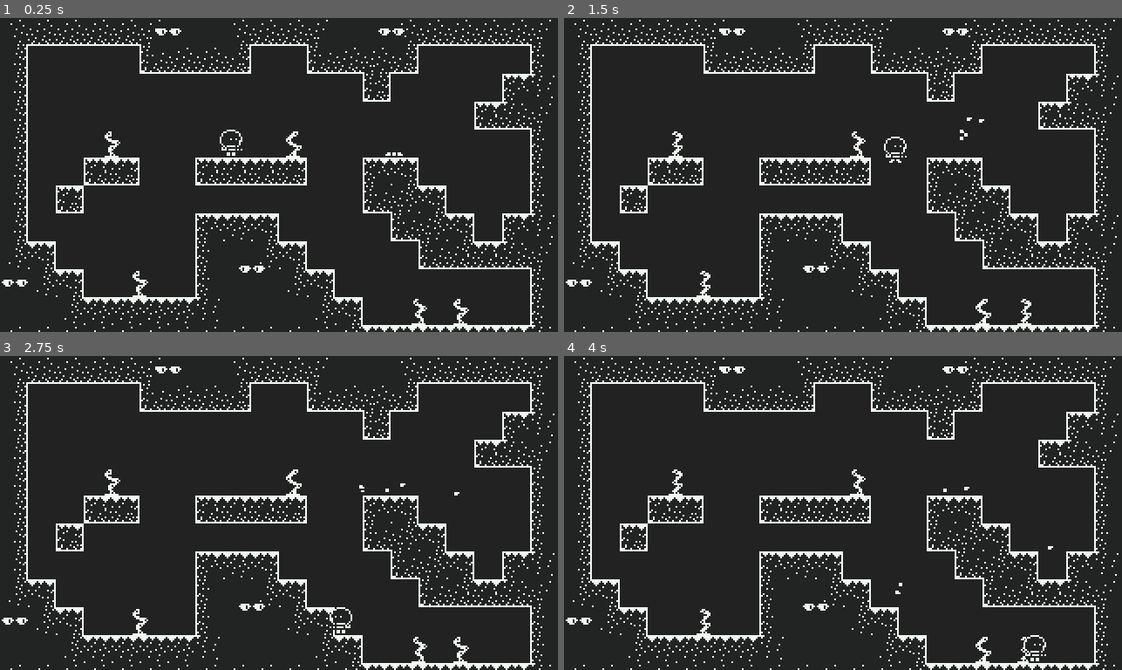
Above: before the commit, frames 1-4 (two rows, left to right).
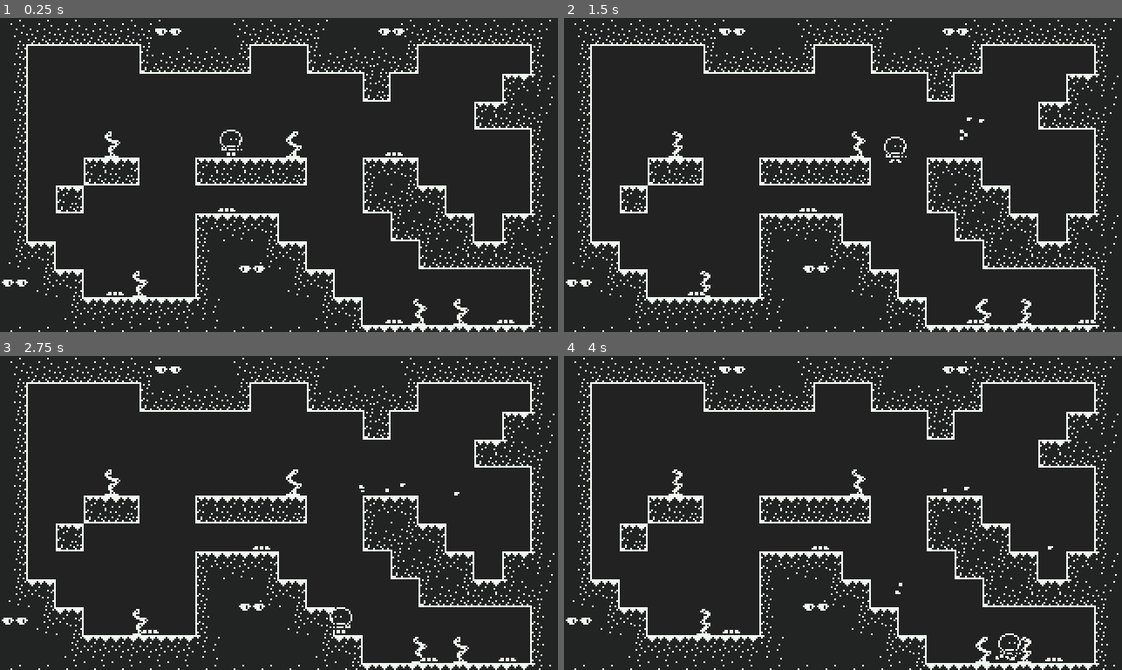
Above: after the commit, the same moments.

Repository: madeso/spelsylt4
Game: Godot game, scene res://world.tscn
The game is run twice, just before and just after one commit, with the same random seed, the same clock (stepped at 60 frames per second) and the same inputs.
Inputs:
- Up to frame 1 (0.25 s): no input
- Up to frame 2 (1.5 s): hold Right (ui_right) from 0.53 s (still down); tap Space (ui_select) at 0.77 s
- Up to frame 3 (2.75 s): tap Space (ui_select) at 1.52 s; release Right (ui_right) at 2.03 s; hold Left (ui_left) from 2.03 s (still down)
- Up to frame 4 (4 s): release Left (ui_left) at 2.78 s; hold Right (ui_right) from 2.78 s (still down); tap Space (ui_select) at 3.02, 3.77 s

The runs differ from the first frame. In frame 1, 0.1% of the frame differs, in the area x 19-93%, y 60-98%; in frame 2, 0.1%; in frame 3, 0.1%; in frame 4, 0.3%, in the area x 28-90%, y 60-98%.

Commit message:
more bugs!

Diff:
--- a/world.tscn
+++ b/world.tscn
@@ -478,7 +478,6 @@
 
 [node name="Tentacle2" parent="." instance=ExtResource( 4 )]
 position = Vector2( 264, 168 )
-frame = 0
 
 [node name="Tentacle" parent="." instance=ExtResource( 4 )]
 position = Vector2( 168, 72 )
@@ -495,5 +494,17 @@
 [node name="Player" parent="." instance=ExtResource( 2 )]
 position = Vector2( 132, 70 )
 
+[node name="KinematicBody2D2" parent="." instance=ExtResource( 5 )]
+position = Vector2( 224, 176 )
+
+[node name="KinematicBody2D3" parent="." instance=ExtResource( 5 )]
+position = Vector2( 288, 176 )
+
+[node name="KinematicBody2D" parent="." instance=ExtResource( 5 )]
+position = Vector2( 128, 112 )
+
+[node name="KinematicBody2D4" parent="." instance=ExtResource( 5 )]
+position = Vector2( 64, 160 )
+
 [node name="bug" parent="." instance=ExtResource( 5 )]
 position = Vector2( 224, 80 )
